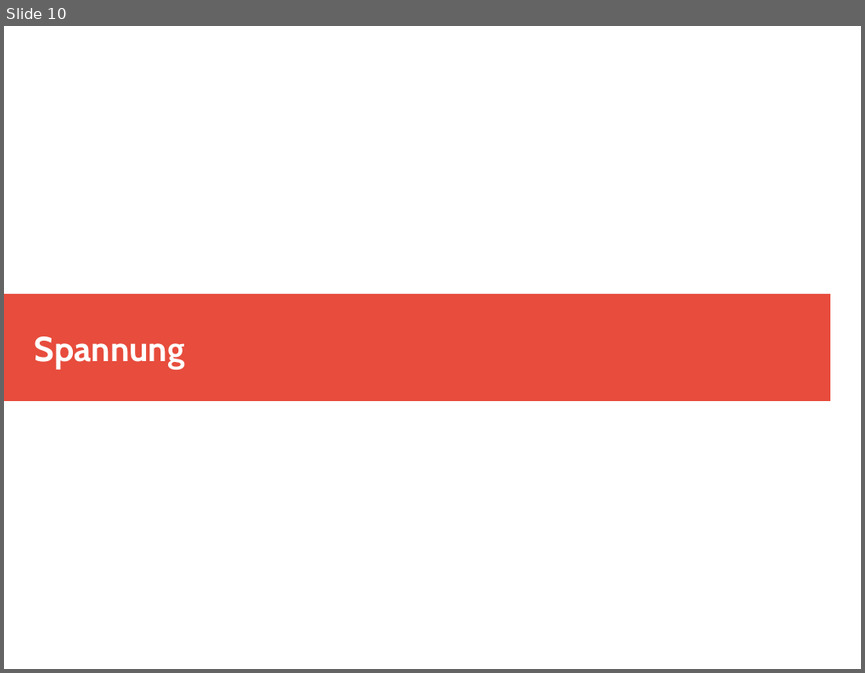
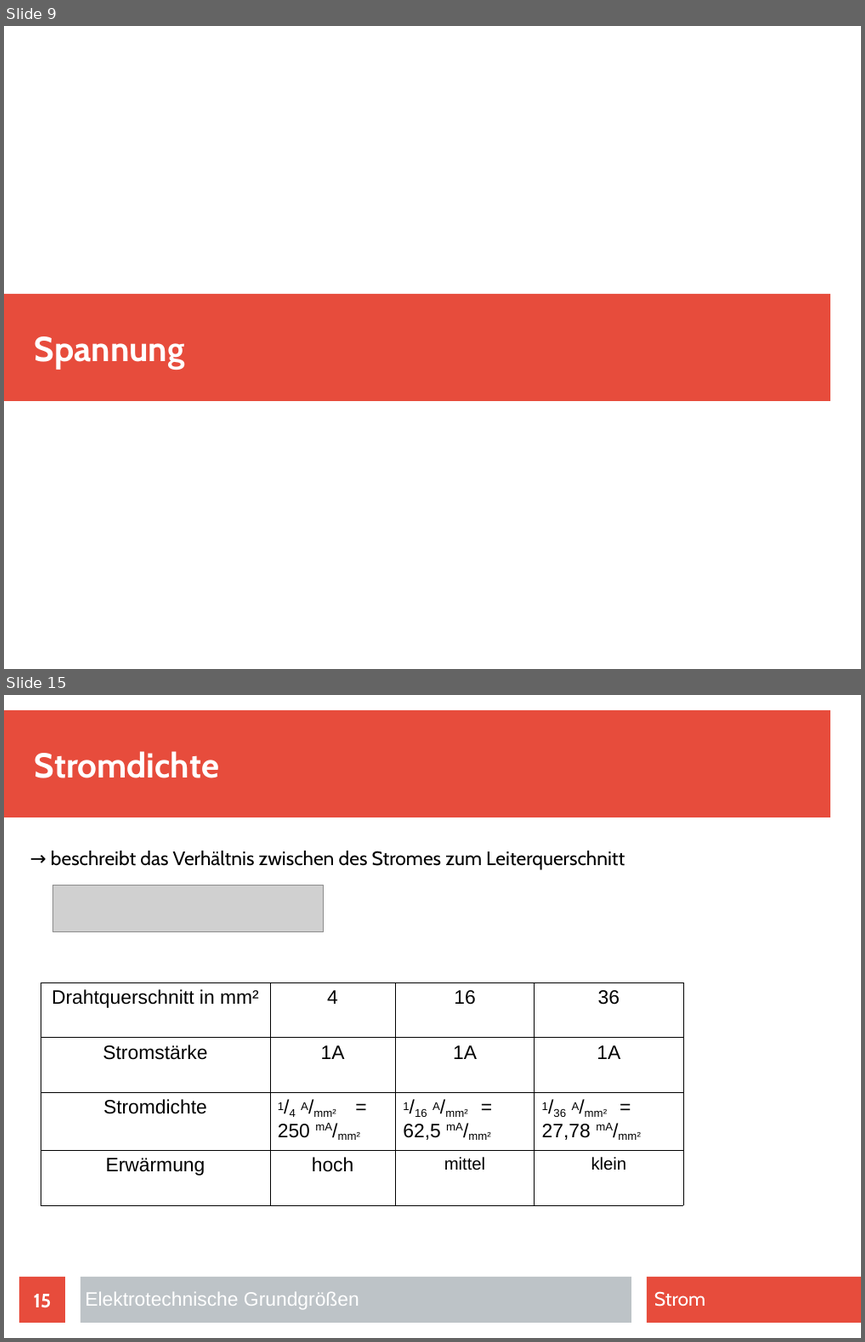
Before and after one commit to Barry90/Projekt, a slide deck: Elektrotechnische_Grundgroessen.odp. Shown one above the other, each under a label of ours: slide 10 before the commit, slides 9 and 15 after it; the slides between them are not shown. The pictures are 865x673 and 865x1342 pixels, drawn with LibreOffice and Linux fonts; fonts in the diff are those of the drawing; grey boxes stand for pictures. Boxes give left, top, right and bottom in pixels: in the first picture for what was removed or moved away, otherwise in the second. Text is boxed around its words. In the diff, an @@ line names an element or a change of style, - is before the commit and + after.

```diff
--- a/Elektrotechnische_Grundgroessen.odp
+++ b/Elektrotechnische_Grundgroessen.odp
@@ slide 15 added at box(4, 695, 861, 1338), background #FFFFFF @@
@@ rectangle added at box(4, 710, 830, 818), fill #E74C3C @@
@@ title added at box(35, 751, 219, 778), 32 pt, text #FFFFFF, bold @@
+Stromdichte
@@ text added at box(51, 851, 624, 870), 18 pt, text #000000 @@
+→ beschreibt das Verhältnis zwischen des Stromes zum Leiterquerschnitt
@@ picture added at box(53, 885, 324, 931) @@
@@ table added at box(41, 982, 683, 1202), 4 rows, 4 columns @@
+Drahtquerschnitt in mm² | 4 | 16 | 36
+Stromstärke | 1A | 1A | 1A
+Stromdichte | 1/4 A/mm² = 250 mA/mm² | 1/16 A/mm² = 62,5 mA/mm² | 1/36 A/mm² = 27,78 mA/mm²
+Erwärmung | hoch | mittel | klein
@@ page number added at box(19, 1276, 65, 1322), fill #E74C3C, 18 pt, text #FFFFFF, bold @@
+15
@@ rectangle added at box(80, 1276, 631, 1322), fill #BDC3C7 @@
@@ rectangle added at box(647, 1276, 861, 1322), fill #E74C3C @@
@@ text added at box(85, 1292, 359, 1310), 18 pt, text #FFFFFF @@
+Elektrotechnische Grundgrößen
@@ text added at box(654, 1291, 705, 1306), 18 pt, text #FFFFFF @@
+Strom
@@ what was slide 10 is now slide 9 @@
```
Also in this commit, not shown: 8 other slides changed, 11 other slides added, 1 slide removed, 3 other files.
